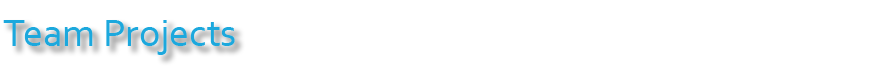
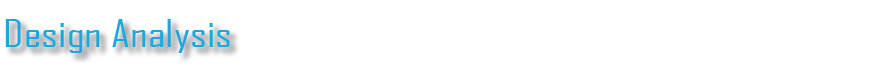
Two versions of the same layered image (875×74). Layer-by-layer changes:
renamed "Team Projects" to "Design Analysis", painted on it over [3, 19, 235, 55]
